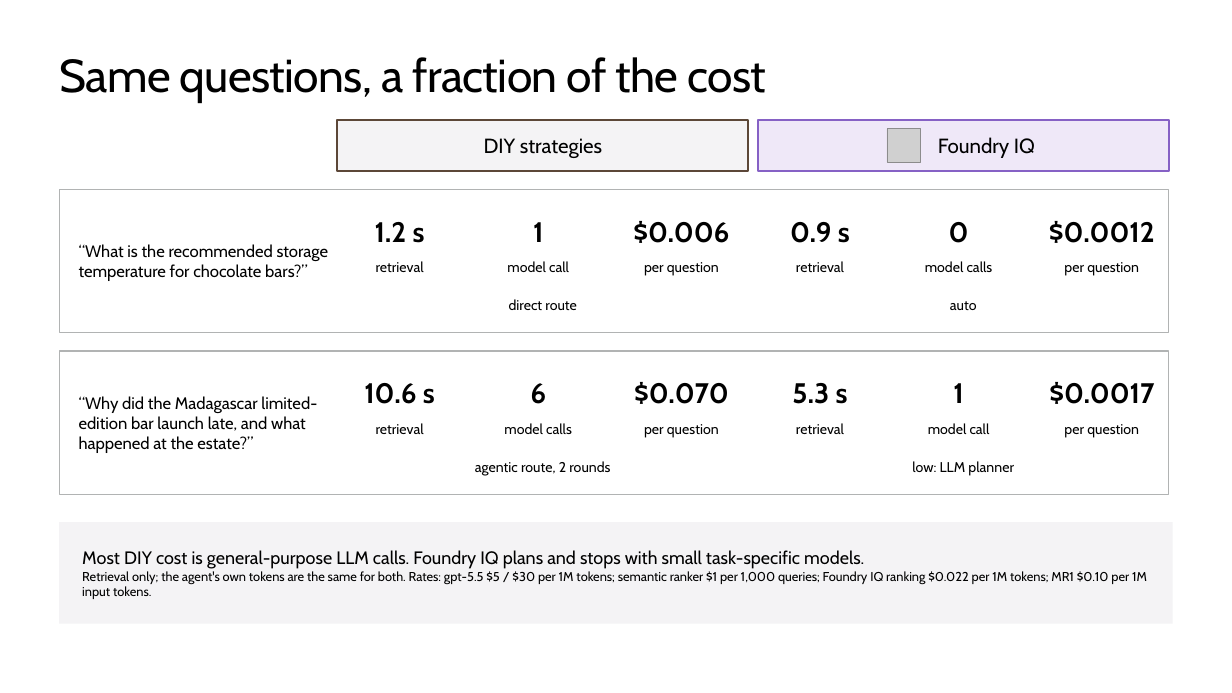
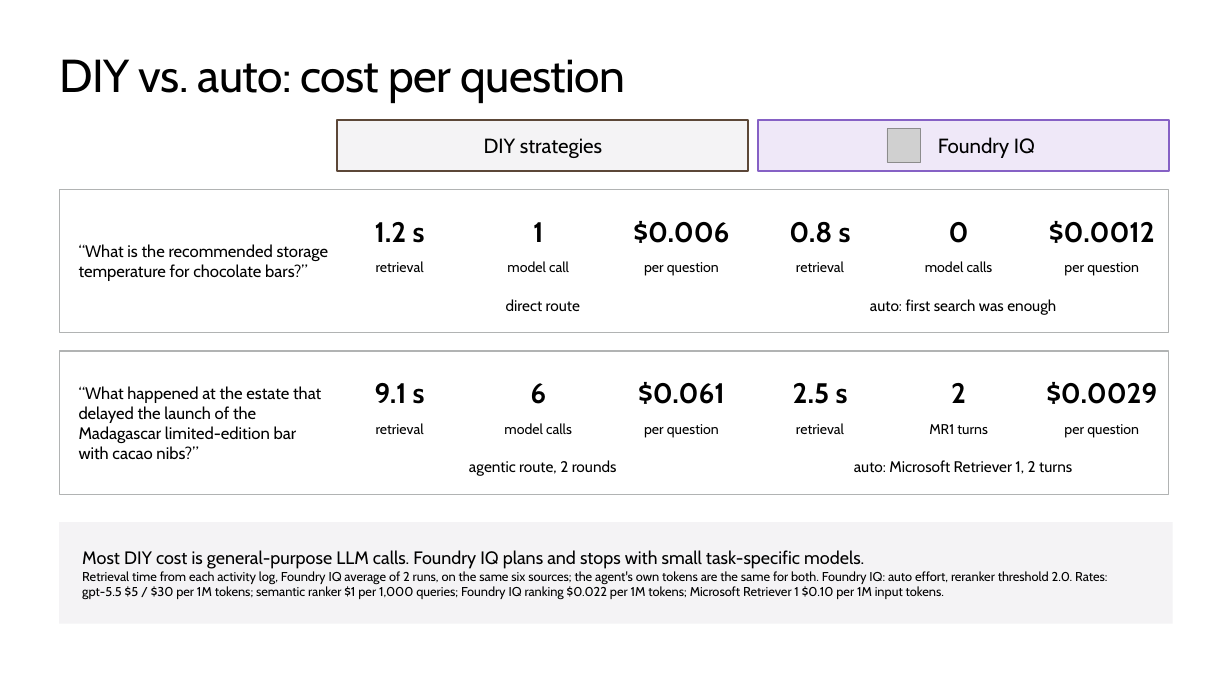
Before and after one commit to microsoft/ignite26-BRK300-building-agentic-retrieval-from-diy-to-foundry-iq, a slide deck: slide 52 of IgniteBRK300-WorkingDeck.pptx (slide 50 before the commit). Drawn at 1232x693 pixels with LibreOffice and Linux fonts; fonts in the diff are those of the drawing; grey boxes stand for pictures; background and template pictures are left out. Boxes give left, top, right and bottom in pixels: in the first picture for what was removed or moved away, otherwise in the second. Text is boxed around its words. In the diff, an @@ line names an element or a change of style, - is before the commit and + after.

Commit message:
LAtest slides and new foundry iq mr1 agent

```diff
--- a/IgniteBRK300-WorkingDeck.pptx
+++ b/IgniteBRK300-WorkingDeck.pptx
@@ title at (x1=59, y1=59, x2=626, y2=103): text changed @@
-Same questions, a fraction of the cost
+DIY vs. auto: cost per question
@@ text at (x1=789, y1=222, x2=851, y2=243): text changed @@
-0.9 s
+0.8 s
@@ text "direct route" at (x1=506, y1=299, x2=580, y2=311): size 11 to 12 pt @@
@@ text at (x1=870, y1=299, x2=1056, y2=315): text changed; size 11 to 12 pt @@
-auto
+auto: first search was enough
@@ text at (x1=79, y1=386, x2=321, y2=460): text changed @@
-“Why did the Madagascar limited-edition bar launch late, and what happened at the estate?”
+“What happened at the estate that delayed the launch of the Madagascar limited-edition bar with cacao nibs?”
@@ text at (x1=375, y1=383, x2=425, y2=404): text changed @@
-10.6 s
+9.1 s
@@ text at (x1=638, y1=382, x2=725, y2=404): text changed @@
-$0.070
+$0.061
@@ text at (x1=793, y1=383, x2=848, y2=404): text changed @@
-5.3 s
+2.5 s
@@ text at (x1=951, y1=383, x2=966, y2=403): text changed @@
-1
+2
@@ text at (x1=1046, y1=382, x2=1157, y2=404): text changed @@
-$0.0017
+$0.0029
@@ text at (x1=929, y1=424, x2=987, y2=434): text changed @@
-model call
+MR1 turns
@@ text "agentic route, 2 rounds" at (x1=469, y1=460, x2=617, y2=476): size 11 to 12 pt @@
@@ text at (x1=854, y1=460, x2=1072, y2=474): text changed; size 11 to 12 pt @@
-low: LLM planner
+auto: Microsoft Retriever 1, 2 turns
@@ text in rectangle at (x1=82, y1=571, x2=1107, y2=600): text changed @@
-Retrieval only; the agent's own tokens are the same for both. Rates: gpt-5.5 $5 / $30 per 1M tokens; semantic ranker $1 per 1,000 queries; Foundry IQ ranking $0.022 per 1M tokens; MR1 $0.10 per 1M input tokens.
+Retrieval time from each activity log, Foundry IQ average of 2 runs, on the same six sources; the agent's own tokens are the same for both. Foundry IQ: auto effort, reranker threshold 2.0. Rates: gpt-5.5 $5 / $30 per 1M tokens; semantic ranker $1 per 1,000 queries; Foundry IQ ranking $0.022 per 1M tokens; Microsoft Retriever 1 $0.10 per 1M input tokens.
```
Also in this commit, not shown: 28 other slides changed, 3 slides added, 1 slide removed, 27 other files.
